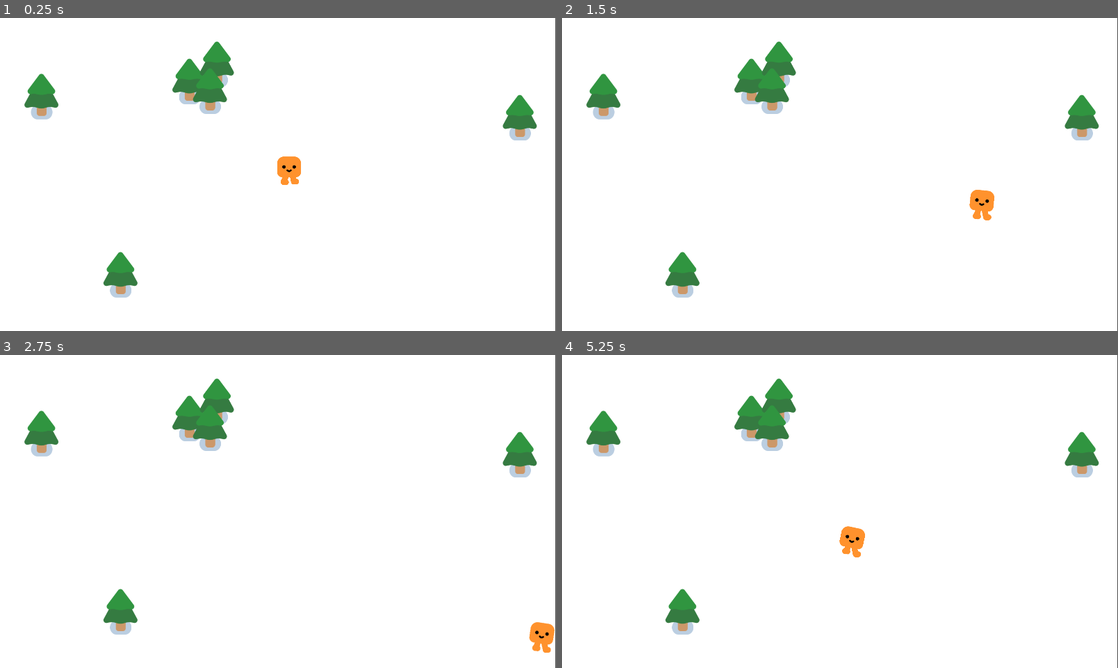
Above: before the commit, frames 1-4 (two rows, left to right).
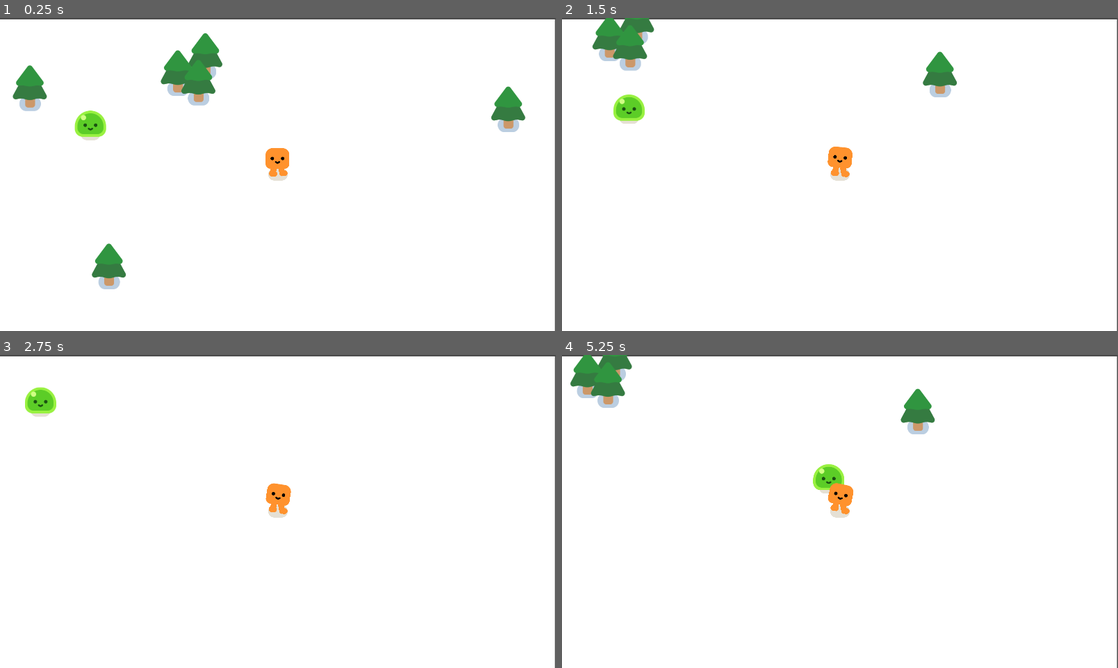
Above: after the commit, the same moments.

Repository: AnhNguyenTung039/godot-vampire-suvivor
Game: Godot game, scene res://scenes/survivors_game.tscn
Same seed, same stepped clock (60 frames per second), same inputs: the game is played once before the commit and once after it.
Inputs:
- Up to frame 1 (0.25 s): no input
- Up to frame 2 (1.5 s): hold D (move_right) 0.53-1.28 s; hold S (move_down) from 1.28 s (still down)
- Up to frame 3 (2.75 s): release S (move_down) at 2.03 s; hold D (move_right) from 2.03 s (still down)
- Up to frame 4 (5.25 s): release D (move_right) at 2.78 s; hold W (move_up) 2.78-3.53 s; hold A (move_left) 3.53-5.03 s; hold S (move_down) from 5.03 s (still down)

The runs differ from the first frame. In frame 1, 5.5% of the frame differs, in the area x 0-100%, y 0-100%; in frame 2, 6.8%; in frame 3, 5.0%; in frame 4, 6.8%.

Commit message:
- added mob scene - added background - added camera

Diff:
--- /dev/null
+++ b/mob.gd
@@ -0,0 +1,8 @@
+extends CharacterBody2D
+
+@onready var player = %Player
+
+func _physics_process(delta):
+	var direction = global_position.direction_to(player.global_position)
+	velocity = direction * 300.0
+	move_and_slide()
--- /dev/null
+++ b/scenes/mob.tscn
@@ -0,0 +1,16 @@
+[gd_scene load_steps=4 format=3 uid="uid://d6enr7swd4rx"]
+
+[ext_resource type="Script" path="res://mob.gd" id="1_57kdi"]
+[ext_resource type="PackedScene" uid="uid://ogik4s70pgwl" path="res://characters/slime/slime.tscn" id="1_uk74o"]
+
+[sub_resource type="CircleShape2D" id="CircleShape2D_k1mfm"]
+radius = 51.4781
+
+[node name="Mob" type="CharacterBody2D"]
+script = ExtResource("1_57kdi")
+
+[node name="Slime" parent="." instance=ExtResource("1_uk74o")]
+
+[node name="CollisionShape2D" type="CollisionShape2D" parent="."]
+position = Vector2(0, -30)
+shape = SubResource("CircleShape2D_k1mfm")
--- a/scenes/player.tscn
+++ b/scenes/player.tscn
@@ -14,3 +14,5 @@
 
 [node name="CollisionShape2D" type="CollisionShape2D" parent="."]
 shape = SubResource("CircleShape2D_vnirx")
+
+[node name="Camera2D" type="Camera2D" parent="."]
--- a/scenes/survivor_game.tscn
+++ /dev/null
@@ -1,8 +0,0 @@
-[gd_scene load_steps=2 format=3 uid="uid://b6blt1b3ir70n"]
-
-[ext_resource type="PackedScene" uid="uid://dldbdpirn1qsj" path="res://scenes/player.tscn" id="1_7ijw2"]
-
-[node name="Game" type="Node2D"]
-
-[node name="Player" parent="." instance=ExtResource("1_7ijw2")]
-position = Vector2(955, 551)
--- a/scenes/survivors_game.tscn
+++ b/scenes/survivors_game.tscn
@@ -1,16 +1,27 @@
-[gd_scene load_steps=3 format=3 uid="uid://ba3ykw68cxcea"]
+[gd_scene load_steps=4 format=3 uid="uid://ba3ykw68cxcea"]
 
 [ext_resource type="PackedScene" uid="uid://dldbdpirn1qsj" path="res://scenes/player.tscn" id="1_o6dfq"]
+[ext_resource type="PackedScene" uid="uid://d6enr7swd4rx" path="res://scenes/mob.tscn" id="2_k7mqt"]
 [ext_resource type="PackedScene" uid="uid://ck2vo6aw4l3qn" path="res://scenes/pine_tree.tscn" id="2_qp0os"]
 
 [node name="Game" type="Node2D"]
+y_sort_enabled = true
 
-[node name="ColorRect" type="ColorRect" parent="."]
-offset_right = 1918.0
-offset_bottom = 1082.0
+[node name="CanvasLayer" type="CanvasLayer" parent="."]
+layer = -30
+
+[node name="ColorRect" type="ColorRect" parent="CanvasLayer"]
+offset_left = -2.0
+offset_top = 5.0
+offset_right = 1916.0
+offset_bottom = 1087.0
 
 [node name="Player" parent="." instance=ExtResource("1_o6dfq")]
+unique_name_in_owner = true
 position = Vector2(1000, 569)
+
+[node name="Mob" parent="." instance=ExtResource("2_k7mqt")]
+position = Vector2(279, 414)
 
 [node name="PineTree" parent="." instance=ExtResource("2_qp0os")]
 position = Vector2(655, 273)
